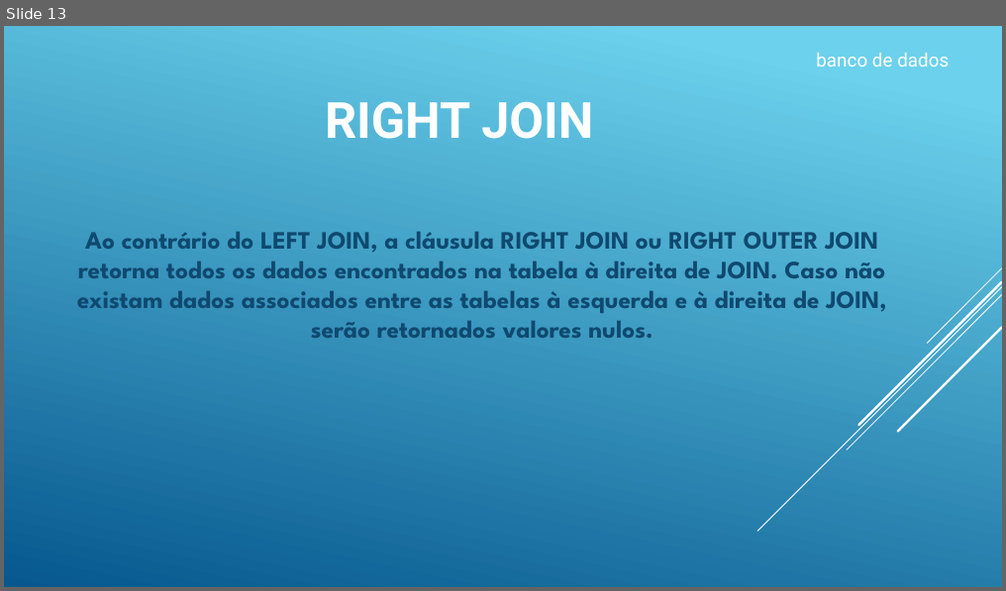
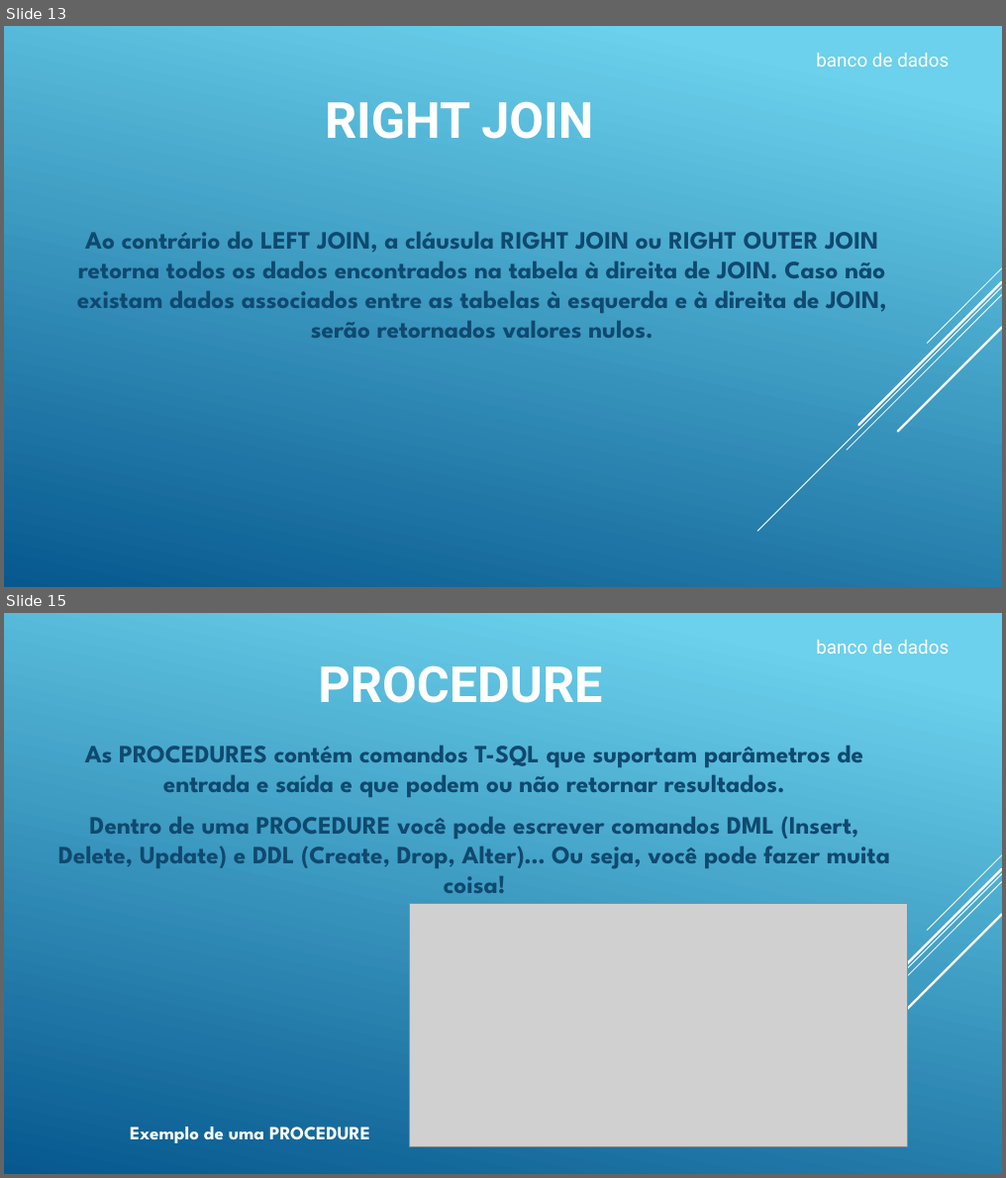
Before and after one commit to TarsilaMoreno/becajava.CBF, a slide deck: bancodedados2.pptx. Shown one above the other, each under a label of ours: slide 13 before the commit, slides 13 and 15 after it; the slides between them are not shown. The pictures are 1006x591 and 1006x1178 pixels, drawn with LibreOffice and Linux fonts; fonts in the diff are those of the drawing; grey boxes stand for pictures. Boxes give left, top, right and bottom in pixels: in the first picture for what was removed or moved away, otherwise in the second. Text is boxed around its words. In the diff, an @@ line names an element or a change of style, - is before the commit and + after.

```diff
--- a/bancodedados2.pptx
+++ b/bancodedados2.pptx
@@ slide 15 added at (x1=4, y1=613, x2=1002, y2=1174), background gradient #6ED2EB to #06588E; not listed: 5 template elements that a slide beside it also shows @@
@@ text added at (x1=816, y1=640, x2=948, y2=654), 18 pt, text #FFFFFF @@
+banco de dados
@@ title added at (x1=318, y1=665, x2=602, y2=703), 48 pt, text #FFFFFF, bold @@
+PROCEDURE
@@ text added at (x1=58, y1=746, x2=890, y2=893), 24 pt, text #0F496F, bold @@
+As PROCEDURES contém comandos T-SQL que suportam parâmetros de entrada e saída e que podem ou não retornar resultados.
+Dentro de uma PROCEDURE você pode escrever comandos DML (Insert, Delete, Update) e DDL (Create, Drop, Alter)… Ou seja, você pode fazer muita coisa!
@@ picture added at (x1=409, y1=903, x2=907, y2=1147) @@
@@ text added at (x1=130, y1=1127, x2=370, y2=1144), 18 pt, text #FFFFFF, bold @@
+Exemplo de uma PROCEDURE
```
Also in this commit, not shown: 1 slide changed, 1 other slide added, 4 other files.
